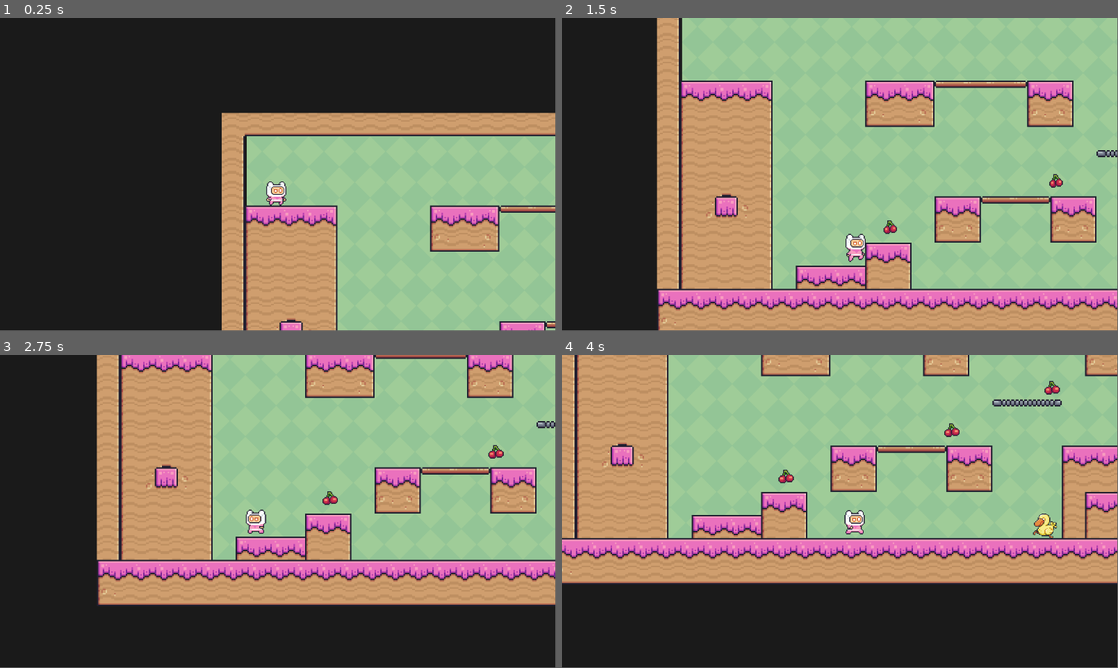
Above: before the commit, frames 1-4 (two rows, left to right).
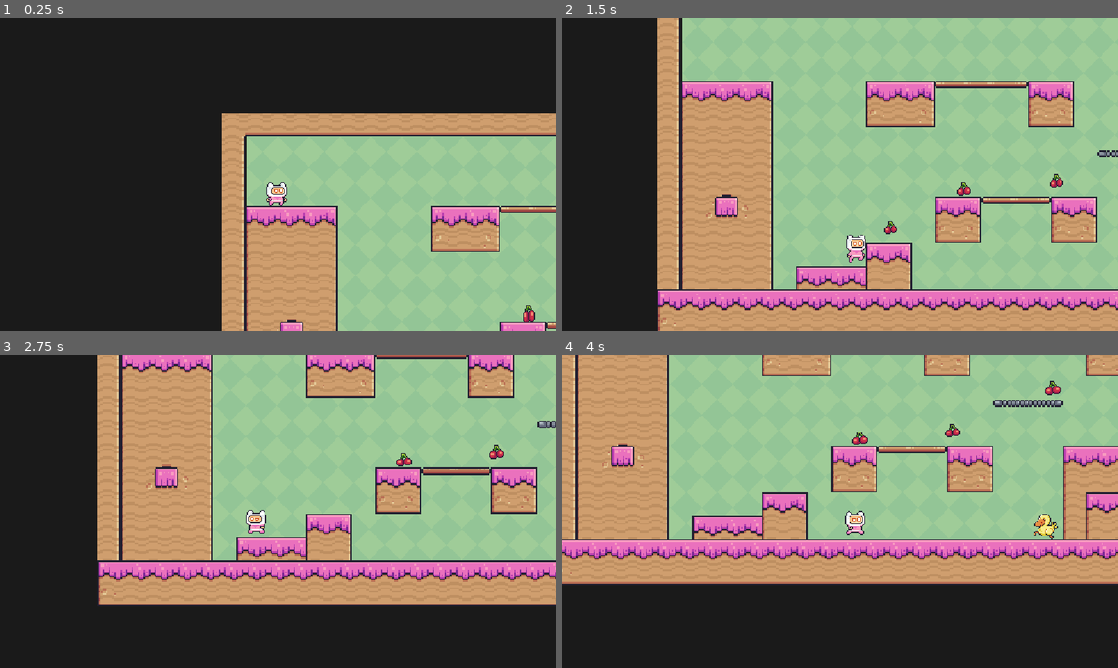
Above: after the commit, the same moments.

Repository: hanazzz/2d-platformer-game
Game: Godot game, scene res://main.tscn
Same seed, same stepped clock (60 frames per second), same inputs: the game is played once before the commit and once after it.
Inputs:
- Up to frame 1 (0.25 s): no input
- Up to frame 2 (1.5 s): hold Right (right) from 0.53 s (still down); tap Space (jump) at 0.77 s
- Up to frame 3 (2.75 s): tap Space (jump) at 1.52 s; release Right (right) at 2.03 s; hold Left (left) from 2.03 s (still down)
- Up to frame 4 (4 s): release Left (left) at 2.78 s; hold Right (right) from 2.78 s (still down); tap Space (jump) at 3.02, 3.77 s
In our replay, the window is 799x449 before the commit and 800x450 after it. These sizes can differ from the game's own. Grey fills any space a smaller window leaves; there, only what the larger window draws over its background counts as a difference.

The runs differ from the first frame. In frame 1, 2.1% of the frame differs, in the area x 39-100%, y 30-100%; in frame 2, 4.6%; in frame 3, 4.5%; in frame 4, 6.3%, in the area x 0-100%, y 0-74%.

Commit message:
Make cherries disappear when character touches them

Diff:
--- a/main.tscn
+++ b/main.tscn
@@ -221,3 +221,6 @@
 
 [node name="Collectible3" parent="." instance=ExtResource("5_lquwl")]
 position = Vector2(968, 248)
+
+[node name="Collectible4" parent="." instance=ExtResource("5_lquwl")]
+position = Vector2(568, 352)
--- a/project.godot
+++ b/project.godot
@@ -14,6 +14,11 @@
 run/main_scene="uid://d24iin8i7bqys"
 config/features=PackedStringArray("4.5", "Mobile")
 config/icon="res://icon.svg"
+
+[display]
+
+window/stretch/mode="canvas_items"
+window/stretch/aspect="expand"
 
 [editor]
 
--- /dev/null
+++ b/scenes/collectible_cherry.gd
@@ -0,0 +1,7 @@
+extends Area2D
+
+
+
+func _on_body_entered(body: Node2D) -> void:
+	if (body.name == "CharacterBody2D"):
+		queue_free()
--- a/scenes/collectible_cherry.tscn
+++ b/scenes/collectible_cherry.tscn
@@ -1,5 +1,6 @@
-[gd_scene load_steps=21 format=3 uid="uid://pghoqeurj5n4"]
+[gd_scene load_steps=22 format=3 uid="uid://pghoqeurj5n4"]
 
+[ext_resource type="Script" uid="uid://dqb6mxi3ysggs" path="res://scenes/collectible_cherry.gd" id="1_7uqre"]
 [ext_resource type="Texture2D" uid="uid://2dj26c4pqhv1" path="res://Cherries.png" id="1_tajht"]
 
 [sub_resource type="AtlasTexture" id="AtlasTexture_7uqre"]
@@ -133,6 +134,7 @@
 radius = 17.888544
 
 [node name="Collectible" type="Area2D"]
+script = ExtResource("1_7uqre")
 
 [node name="AnimatedSprite2D" type="AnimatedSprite2D" parent="."]
 texture_filter = 1
@@ -145,3 +147,5 @@
 [node name="CollisionShape2D" type="CollisionShape2D" parent="."]
 position = Vector2(15, 17)
 shape = SubResource("CircleShape2D_e57wr")
+
+[connection signal="body_entered" from="." to="." method="_on_body_entered"]
Not shown, added: scenes/collectible_cherry.gd.uid
